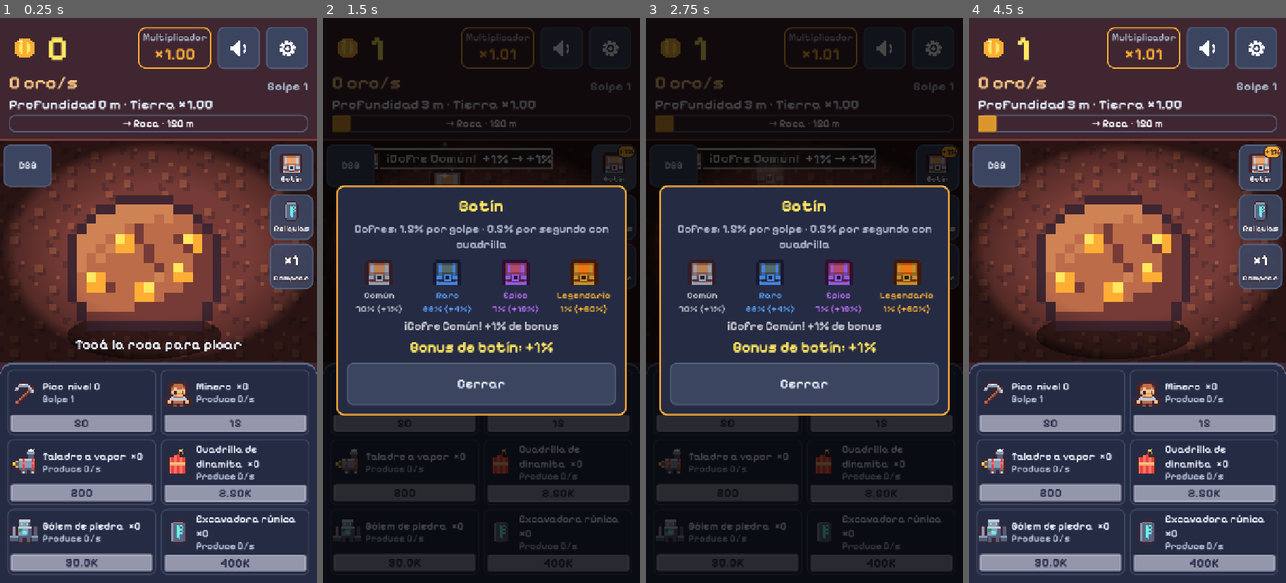
Above: before the commit, frames 1-4 (left to right).
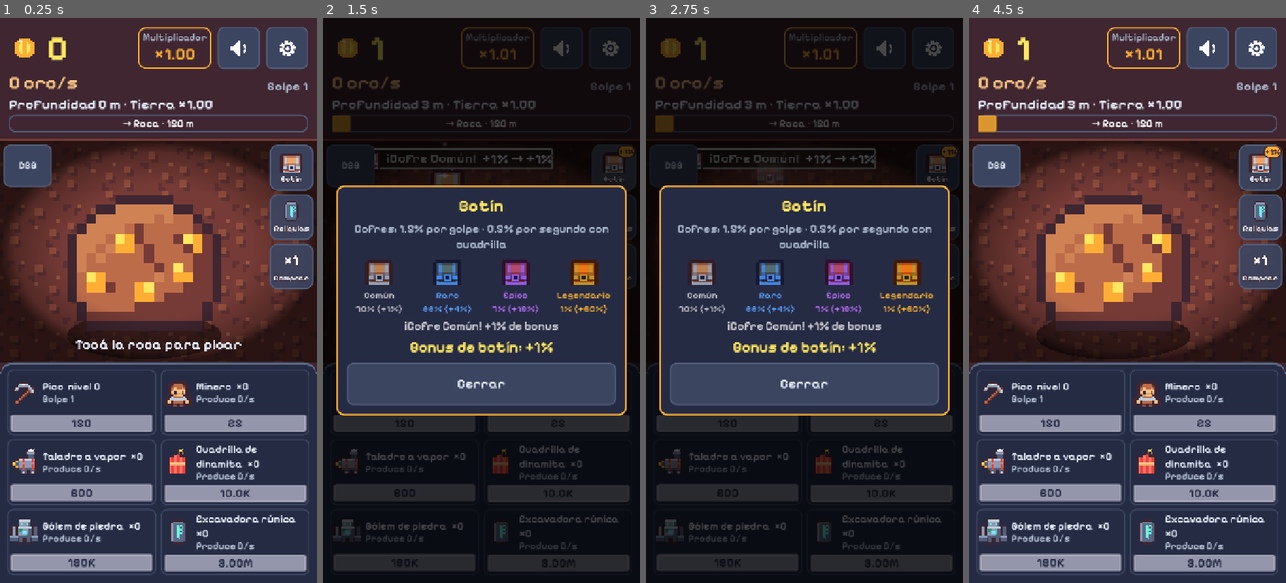
Above: after the commit, the same moments.

Repository: AgusCarretto/pozo-profundo
Game: Godot game, scene res://game/main.tscn
Two runs of this game, one before a commit and one after it. Both use one fixed random seed, a clock stepped at 60 frames per second and the inputs below.
Inputs (mouse positions are in pixels of both pictures, inside the frame that each line leads up to):
- Up to frame 1 (0.25 s): no input
- Up to frame 2 (1.5 s): click (468, 260) at 0.5 s; click (614, 164) at 1.25 s
- Up to frame 3 (2.75 s): click (937, 215) at 2 s
- Up to frame 4 (4.5 s): click (1260, 266) at 2.75 s; click "DBG" at 3.5 s; click "Cerrar" at 4.25 s

The runs differ from the first frame. In frame 1, 0.4% of the frame differs, in the area x 20-80%, y 71-98%; in frame 2, less than 0.1%; in frame 3, less than 0.1%; in frame 4, 0.4%.

Commit message:
La dificultad pasa a los precios: lo que produce cada cosa vuelve a como era
Generadores, golpe, biomas (x1.5) y reliquias (+25%) rinden como antes; los precios suben
(crecimiento 20% por unidad, pico 150 x 12^nivel, generadores bastante mas caros). El reset
sigue desde 450 m: primer reset a los 13-18 min en la simulacion. Cofres sin cambios.

Co-Authored-By: Claude Sonnet 5.5 <noreply@anthropic.com>

Diff:
--- a/data/balance.json
+++ b/data/balance.json
@@ -1,17 +1,17 @@
 {
-	"cost_growth": 1.17,
+	"cost_growth": 1.2,
 	"generators": [
-		{ "id": "miner", "name": "Minero", "base_rate": 1, "base_cost": 15 },
-		{ "id": "steam_drill", "name": "Taladro a vapor", "base_rate": 5, "base_cost": 200 },
-		{ "id": "dynamite_crew", "name": "Cuadrilla de dinamita", "base_rate": 25, "base_cost": 2500 },
-		{ "id": "stone_golem", "name": "Gólem de piedra", "base_rate": 120, "base_cost": 30000 },
-		{ "id": "rune_excavator", "name": "Excavadora rúnica", "base_rate": 600, "base_cost": 400000 }
+		{ "id": "miner", "name": "Minero", "base_rate": 1, "base_cost": 25 },
+		{ "id": "steam_drill", "name": "Taladro a vapor", "base_rate": 8, "base_cost": 600 },
+		{ "id": "dynamite_crew", "name": "Cuadrilla de dinamita", "base_rate": 47, "base_cost": 10000 },
+		{ "id": "stone_golem", "name": "Gólem de piedra", "base_rate": 260, "base_cost": 180000 },
+		{ "id": "rune_excavator", "name": "Excavadora rúnica", "base_rate": 1400, "base_cost": 3000000 }
 	],
 	"pick": {
 		"power_base": 2,
-		"cost_base": 50,
-		"cost_growth": 8,
-		"passive_share": 0.02
+		"cost_base": 150,
+		"cost_growth": 12,
+		"passive_share": 0.03
 	},
 	"depth": {
 		"meters_scale": 25,
@@ -19,7 +19,7 @@
 	},
 	"biomes": {
 		"meters_each": 150,
-		"mult_growth": 1.3,
+		"mult_growth": 1.5,
 		"list": [
 			{ "id": "earth", "name": "Tierra" },
 			{ "id": "rock", "name": "Roca" },
@@ -44,7 +44,7 @@
 		"depth_offset": 350,
 		"depth_step": 50,
 		"exponent": 1.3,
-		"bonus_per_relic": 0.15
+		"bonus_per_relic": 0.25
 	},
 	"offline": {
 		"max_hours": 8,
--- a/tests/depth_test.gd
+++ b/tests/depth_test.gd
@@ -282,4 +282,4 @@
 	_check_near(e.depth(), 25.0, "con el balance real: 10 de oro ganado -> 25 m")
 	e.run_gold = 1.8e8
 	_check_eq(e.biome_name(e.biome_index()), "Abismo", "con 1.8e8 de oro ganado se llega a Abismo")
-	_check_near(e.multiplier, 2.8561, "y el multiplicador es x1.3^4 = x2.8561")
+	_check_near(e.multiplier, 5.0625, "y el multiplicador es x1.5^4 = x5.0625")
--- a/tests/economy_test.gd
+++ b/tests/economy_test.gd
@@ -367,15 +367,23 @@
 	for index: int in range(e.generator_count()):
 		ids.append(e.generator_id(index))
 	_check_eq(ids, ["miner", "steam_drill", "dynamite_crew", "stone_golem", "rune_excavator"] as Array[String], "los ids del balance real, en orden")
-	# El ritmo del juego (partidas largas): costos que suben 17% por unidad y los generadores caros que rinden menos.
+	# El ritmo del juego (partidas largas): lo difícil son los precios; lo que produce cada cosa no se recorta.
+	var rates: Array[float] = []
+	var costs: Array[float] = []
+	for index: int in range(e.generator_count()):
+		e.owned.fill(0)
+		costs.append(e.quote(index, EconomyScript.BuyMode.X1)["cost"])
+		e.owned[index] = 1
+		rates.append(e.gold_per_second())
+	e.owned.fill(0)
+	_check_eq(rates, [1.0, 8.0, 47.0, 260.0, 1400.0] as Array[float], "cada generador produce lo de siempre")
+	_check_eq(costs, [25.0, 600.0, 10000.0, 180000.0, 3000000.0] as Array[float], "y cuesta bastante más")
 	e.owned[0] = 1
-	_check_near(e.quote(0, EconomyScript.BuyMode.X1)["cost"], 15.0 * 1.17, "el segundo Minero cuesta 15 x 1.17")
+	_check_near(e.quote(0, EconomyScript.BuyMode.X1)["cost"], 25.0 * 1.2, "cada unidad cuesta 20% más que la anterior")
 	e.owned[0] = 0
-	_check_eq(e.quote(1, EconomyScript.BuyMode.X1)["cost"], 200.0, "el Taladro arranca en 200")
-	e.owned[1] = 1
-	_check_eq(e.gold_per_second(), 5.0, "y produce 5 oro/s")
-	e.owned[1] = 0
+	_check_eq(e.pick_cost(), 150.0, "el pico arranca en 150")
 	e.pick_level = 1
-	_check_eq(e.pick_cost(), 400.0, "la segunda mejora del pico cuesta 50 x 8")
+	_check_eq(e.pick_cost(), 1800.0, "y la segunda mejora cuesta 150 x 12")
+	_check_near(e.hit_value(), 2.0, "pegando lo de siempre (2 en nivel 1)")
 	e.pick_level = 0
 	_check_eq(e.load_balance_file("res://data/no_existe.json"), false, "un archivo inexistente devuelve false")
--- a/tests/layout_scene_test.gd
+++ b/tests/layout_scene_test.gd
@@ -368,10 +368,10 @@
 	_check(_label_in(scene, "DepthLabel").text.contains("75 m"), "y la profundidad dice 75 m (%s)" % _label_in(scene, "DepthLabel").text)
 
 	_economy.run_gold = 700.0 # Roca x1.5
-	_economy.relics = 2 # +30%
-	_economy.gold_changed.emit(_economy.gold)
-	await process_frame
-	_check_eq(_label_in(scene, "MultLabel").text, "×1.69", "bioma ×1.3 por reliquias ×1.3 = ×1.69 (%s)" % _label_in(scene, "MultLabel").text)
+	_economy.relics = 2 # +50%
+	_economy.gold_changed.emit(_economy.gold)
+	await process_frame
+	_check_eq(_label_in(scene, "MultLabel").text, "×2.25", "bioma ×1.5 por reliquias ×1.5 = ×2.25 (%s)" % _label_in(scene, "MultLabel").text)
 	next_text = _label_in(scene, "NextBiomeLabel").text
 	_check(next_text.contains("Cristal") and next_text.contains("300"), "en Roca, el próximo es Cristal a los 300 m (%s)" % next_text)
 	_check(bar.value < 0.05, "la barra vuelve a casi vacía al cruzar a Roca (%.3f)" % bar.value)
@@ -695,7 +695,7 @@
 	_economy.gold_changed.emit(_economy.gold)
 	await process_frame
 	_check(row.get_child_count() <= 8, "con 40 no se desborda la fila (%d runas)" % row.get_child_count())
-	_check_eq(_label_in(scene, "RelicsLabel").text, "Reliquias: 40 · +600% de oro", "y el contador dice la cantidad real (%s)" % _label_in(scene, "RelicsLabel").text)
+	_check_eq(_label_in(scene, "RelicsLabel").text, "Reliquias: 40 · +1000% de oro", "y el contador dice la cantidad real (%s)" % _label_in(scene, "RelicsLabel").text)
 	var panel: Control = _node(scene, "RelicsPanel").find_children("*", "PanelContainer", true, false)[0] as Control
 	_check(Rect2(Vector2.ZERO, PHONE_SIZES[0]).encloses(panel.get_global_rect()), "el cartel entra en la pantalla (%s)" % str(panel.get_global_rect()))
 	_economy.reset()
@@ -752,13 +752,13 @@
 
 	var scene: Control = await _mount_host(packed, PHONE_SIZES[0])
 	_economy.reset()
-	_economy.gold = 60.0
+	_economy.gold = 160.0
 	_economy.gold_changed.emit(_economy.gold)
 	await process_frame
 	var pick: Button = _pick_card(scene)
 	var texts: Array[String] = _card_texts(pick)
 	_check(texts.size() == 3 and texts[0].contains("Pico") and texts[0].contains("0"), "el pico: nombre y nivel (%s)" % str(texts))
-	_check(texts.size() == 3 and texts[1].contains("Golpe") and texts[2].contains("50"), "lo que pega y el precio")
+	_check(texts.size() == 3 and texts[1].contains("Golpe") and texts[2].contains("150"), "lo que pega y el precio")
 	var icons: Array[Node] = pick.find_children("*", "TextureRect", true, false)
 	_check(icons.size() == 1 and (icons[0] as TextureRect).texture.resource_path.ends_with("pick.png"), "con el icono del pico")
 	_check_eq((icons[0] as TextureRect).texture_filter, CanvasItem.TEXTURE_FILTER_NEAREST, "pixel art nítido")
@@ -781,7 +781,7 @@
 	_section("Colores: un rol por color")
 	var scene: Control = await _mount_host(packed, PHONE_SIZES[0])
 	_economy.reset()
-	_economy.gold = 20.0 # alcanza el Minero (15), no el Taladro (120) ni el pico (50)
+	_economy.gold = 30.0 # alcanza el Minero (25), no el Taladro (600) ni el pico (150)
 	_economy.gold_changed.emit(_economy.gold)
 	await process_frame
 	var buy_first: Button = _card(scene, 0)
@@ -790,7 +790,7 @@
 	_check(buy_second.disabled and _price_color(buy_second) == "grey", "lo que no alcanza: gris (%s)" % _price_color(buy_second))
 	_check(_pick_card(scene).disabled and _price_color(_pick_card(scene)) == "grey", "el pico sin oro suficiente, gris")
 	_check(_node(scene, "PrestigeButton").disabled and _style_name(_node(scene, "PrestigeButton") as Button) == "grey", "y el prestigio todavía no disponible también")
-	_economy.gold = 60.0
+	_economy.gold = 160.0
 	_economy.gold_changed.emit(_economy.gold)
 	await process_frame
 	_check(not _pick_card(scene).disabled and _price_color(_pick_card(scene)) == "green", "con oro para el pico, verde")
--- a/tests/main_scene_test.gd
+++ b/tests/main_scene_test.gd
@@ -177,14 +177,14 @@
 
 func _test_buying_a_generator() -> void:
 	_section("Compra de un generador")
-	await _set_gold(14.0)
-	_check(_row_button(0).disabled, "con 14 no se puede comprar el Minero (cuesta 15)")
-	await _set_gold(15.0)
-	_check(not _row_button(0).disabled, "con 15 la tarjeta del Minero se habilita")
-	_check_eq(_price(_row_button(0)), "15", "la tarjeta muestra el precio")
+	await _set_gold(24.0)
+	_check(_row_button(0).disabled, "con 24 no se puede comprar el Minero (cuesta 25)")
+	await _set_gold(25.0)
+	_check(not _row_button(0).disabled, "con 25 la tarjeta del Minero se habilita")
+	_check_eq(_price(_row_button(0)), "25", "la tarjeta muestra el precio")
 	_row_button(0).pressed.emit()
 	_check_eq(_economy.owned_count(0), 1, "tocar la tarjeta compra 1 Minero")
-	_check_eq(_economy.gold, 0.0, "y gasta 15")
+	_check_eq(_economy.gold, 0.0, "y gasta 25")
 	await process_frame
 	_check_eq(_label("GoldLabel").text, "0", "el oro en pantalla baja a 0")
 	_check(_card_text(_row_button(0)).contains("×1"), "la tarjeta muestra ×1 (%s)" % _card_text(_row_button(0)))
@@ -211,15 +211,15 @@
 
 func _test_pick_upgrade() -> void:
 	_section("Mejora del pico")
-	await _set_gold(49.0)
-	_check(_button("PickButton").disabled, "con 49 no se puede mejorar (cuesta 50)")
-	await _set_gold(50.0)
-	_check(not _button("PickButton").disabled, "con 50 se habilita")
-	_check(_price(_button("PickButton")).contains("50"), "muestra el precio (%s)" % _price(_button("PickButton")))
+	await _set_gold(149.0)
+	_check(_button("PickButton").disabled, "con 149 no se puede mejorar (cuesta 150)")
+	await _set_gold(150.0)
+	_check(not _button("PickButton").disabled, "con 150 se habilita")
+	_check(_price(_button("PickButton")).contains("150"), "muestra el precio (%s)" % _price(_button("PickButton")))
 	_button("PickButton").pressed.emit()
 	_check_eq(_economy.pick_level, 1, "apretar sube el pico a nivel 1")
 	await process_frame
-	_check(_price(_button("PickButton")).contains("400"), "ahora muestra el precio del siguiente nivel (400)")
+	_check(_price(_button("PickButton")).contains("1.80K"), "ahora muestra el precio del siguiente nivel (1.80K)")
 	_button("TapButton").button_down.emit()
 	_check_eq(_economy.gold, 2.0, "y un golpe ahora vale 2")
 
@@ -241,7 +241,7 @@
 	var text: String = _label("DepthLabel").text
 	_check(text.contains("153 m"), "con 700 de oro ganado: 153 m (%s)" % text)
 	_check(text.contains("Roca"), "bioma Roca")
-	_check(text.contains("×1.30"), "con su multiplicador ×1.30")
+	_check(text.contains("×1.50"), "con su multiplicador ×1.50")
 	await _set_run_gold(1.8e8)
 	_check(_label("DepthLabel").text.contains("Abismo"), "con 1.8e8 de oro ganado: Abismo (%s)" % _label("DepthLabel").text)
 	_economy.reset()
@@ -263,12 +263,12 @@
 	await _set_run_gold(2.7e6)
 	_check(not button.disabled, "a ~450 m el botón se habilita")
 	_check(button.text.contains("+2 reliquias"), "y promete 2 reliquias (%s)" % button.text.replace("\n", " | "))
-	_check(button.text.contains("+30%"), "y +30% de oro")
+	_check(button.text.contains("+50%"), "y +50% de oro")
 
 	button.pressed.emit()
 	_check(_modal().visible, "apretar abre la confirmación")
 	var body: String = _modal().body_label.text
-	_check(body.contains("2 reliquias") and body.contains("+30%"), "que dice cuánto ganás (%s)" % body.replace("\n", " | "))
+	_check(body.contains("2 reliquias") and body.contains("+50%"), "que dice cuánto ganás (%s)" % body.replace("\n", " | "))
 	_check(body.contains("oro") and body.contains("cuadrilla") and body.contains("pico") and body.contains("botín"), "y qué perdés: oro, cuadrilla, pico y bonus de botín")
 	# El juego sigue andando con el cartel abierto (la cuadrilla produce unos centavos por frame):
 	# lo que no puede pasar es que se reinicie algo.
@@ -298,8 +298,8 @@
 	_check_eq(_economy.pick_level, 0, "pico en 0")
 	_check_eq(_economy.depth(), 0.0, "profundidad 0")
 	# El contador de reliquias sube cuando llegan volando: se espera a que termine la transición.
-	await _wait_until(func() -> bool: return _label("RelicsLabel").text.contains("+30%"), 4.0)
-	_check_eq(_label("RelicsLabel").text, "Reliquias: 2 · +30% de oro", "el cartel de reliquias se actualiza (%s)" % _label("RelicsLabel").text)
+	await _wait_until(func() -> bool: return _label("RelicsLabel").text.contains("+50%"), 4.0)
+	_check_eq(_label("RelicsLabel").text, "Reliquias: 2 · +50% de oro", "el cartel de reliquias se actualiza (%s)" % _label("RelicsLabel").text)
 	_check(_label("DepthLabel").text.contains("Tierra"), "de vuelta en Tierra")
 	_check(button.disabled, "y el botón vuelve a estar deshabilitado")
 	_economy.reset()
--- a/tests/relics_test.gd
+++ b/tests/relics_test.gd
@@ -310,10 +310,10 @@
 	_nodes.append(e)
 	_check_eq(e.load_balance_file("res://data/balance.json"), true, "carga el balance real (%s)" % e.last_error)
 	_check_eq(e.prestige_min_depth(), 450.0, "desde los 450 m")
-	_check_eq(e.relic_bonus(), 0.15, "+15% por reliquia")
+	_check_eq(e.relic_bonus(), 0.25, "+25% por reliquia")
 	e.run_gold = 41000.0 # 300 m
 	_check_eq(e.prestige_relics(), 0, "a 300 m todavía no se puede")
 	e.run_gold = 2.7e6 # ~451 m
 	_check_eq(e.prestige_relics(), 2, "a ~450 m: 2 reliquias")
 	_check_eq(e.prestige(), 2, "prestige() las entrega")
-	_check_near(e.relic_multiplier(), 1.3, "x1.3")
+	_check_near(e.relic_multiplier(), 1.5, "x1.5")
--- a/tests/transitions_test.gd
+++ b/tests/transitions_test.gd
@@ -207,7 +207,7 @@
 		max_flying = maxi(max_flying, flying.size())
 		for relic: TextureRect in flying:
 			flying_textures[relic.texture.resource_path.get_file()] = true
-		if alpha_at_reset >= 0.0 and flying.is_empty() and _flash().color.a == 0.0 and relics_label.text.contains("+30%"):
+		if alpha_at_reset >= 0.0 and flying.is_empty() and _flash().color.a == 0.0 and relics_label.text.contains("+50%"):
 			break
 	_check(alpha_at_reset >= 0.95, "la partida se reinicia con la pantalla blanca (no se ve el oro bajar a 0) (%.2f)" % alpha_at_reset)
 	var flash_color: Color = _flash().color
@@ -215,7 +215,7 @@
 	_check_eq(max_flying, 2, "las 2 reliquias vuelan")
 	_check(flying_textures.keys().all(func(file: String) -> bool: return file.begins_with("rune_")), "con forma de runa (%s)" % str(flying_textures.keys()))
 	_check(labels.has("Reliquias: 0") or labels.has("Reliquias: 1"), "el contador las va sumando al llegar (%s)" % str(labels.keys()))
-	_check_eq(relics_label.text, "Reliquias: 2 · +30% de oro", "y termina en el total")
+	_check_eq(relics_label.text, "Reliquias: 2 · +50% de oro", "y termina en el total")
 	_check(heard.count("relic") >= 2, "cada una suena al llegar (%d)" % heard.count("relic"))
 	_check_eq(_flash().color.a, 0.0, "la pantalla vuelve a verse")
 	_check_eq(screen_fx.mouse_filter, Control.MOUSE_FILTER_IGNORE, "y se puede tocar de nuevo")
Not shown, changed: CLAUDE.md
